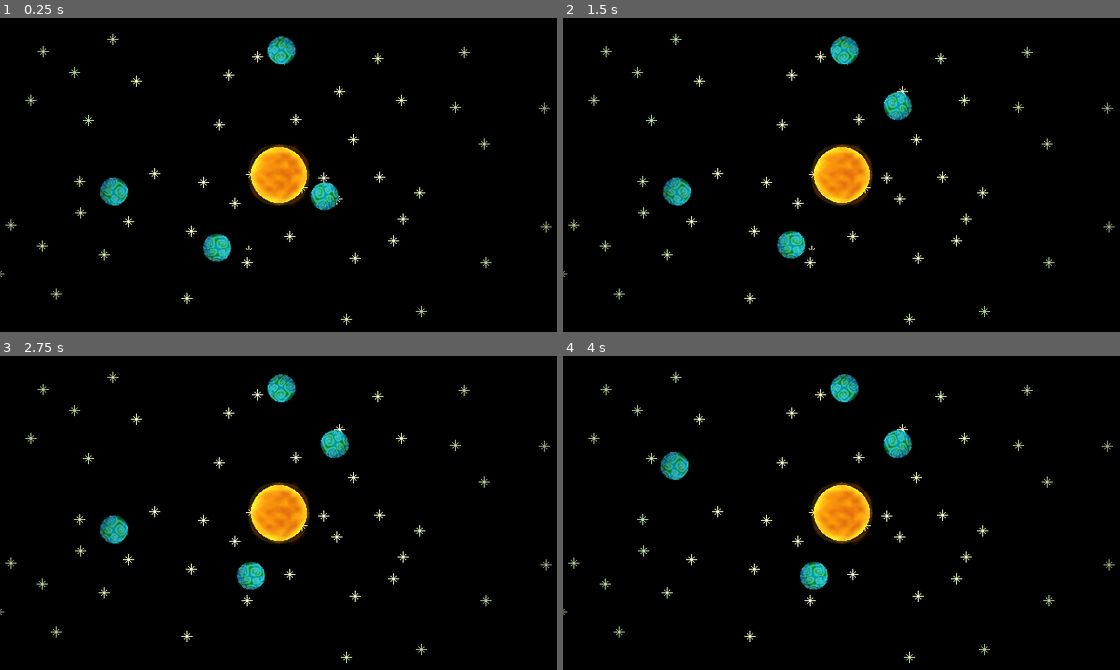
Above: before the commit, frames 1-4 (two rows, left to right).
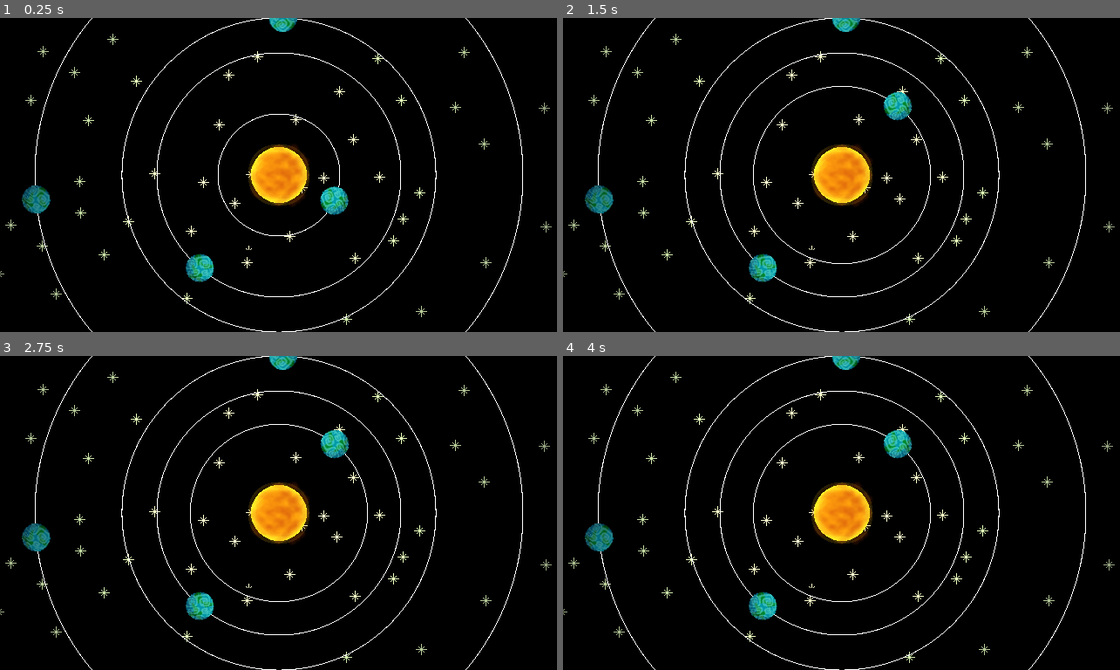
Above: after the commit, the same moments.

Repository: RyanHerb/-jubilant-octo-robot
Game: Godot game, scene res://System.tscn
The game is run twice, just before and just after one commit, with the same random seed, the same clock (stepped at 60 frames per second) and the same inputs. This scene is started directly instead of the project's main scene.
Inputs (mouse positions are in pixels of both pictures, inside the frame that each line leads up to):
- Up to frame 1 (0.25 s): no input
- Up to frame 2 (1.5 s): tap Enter at 0.5 s; drag from (886, 196) to (897, 105) at 0.52 s; tap Space at 1.25 s; drag from (780, 247) to (813, 237) at 1.27 s
- Up to frame 3 (2.75 s): tap Enter at 2 s; move the mouse to (284, 387) at 2.02 s; click (284, 387) at 2.17 s
- Up to frame 4 (4 s): tap Space at 2.75 s; drag from (674, 528) to (674, 465) at 2.77 s; tap Enter at 3.5 s; move the mouse to (1008, 560) at 3.52 s; click (1008, 560) at 3.67 s

The runs differ from the first frame. In frame 1, 3.7% of the frame differs, in the area x 3-94%, y 0-100%; in frame 2, 3.3%; in frame 3, 3.3%; in frame 4, 3.3%.

Commit message:
move planet drag to system

Diff:
--- a/Main.tscn
+++ b/Main.tscn
@@ -2,12 +2,8 @@
 
 [ext_resource path="res://Main.gd" type="Script" id=1]
 [ext_resource path="res://HUD.tscn" type="PackedScene" id=2]
-[ext_resource path="res://HUDBureau.tscn" type="PackedScene" id=3]
 
 [node name="Main" type="Node"]
 script = ExtResource( 1 )
 
 [node name="HUD" parent="." instance=ExtResource( 2 )]
-
-[node name="HUDBureau" type="CanvasLayer" parent="." instance=ExtResource( 3 )]
-[connection signal="start_game" from="HUD" to="." method="_on_HUD_start_game"]
--- a/Planet.gd
+++ b/Planet.gd
@@ -1,23 +1,23 @@
 extends Node2D
 
 var dragging = false
+var viewport_size
 
-signal dragsignal;
+signal dragsignal(target);
 
 # Called when the node enters the scene tree for the first time.
 func _ready():
 	connect("dragsignal",self,"_toggle_drag")
+	viewport_size = get_viewport_rect().size
 
-func _toggle_drag():
+func _toggle_drag(target):
 	dragging = !dragging
 
 # Called every frame. 'delta' is the elapsed time since the previous frame.
 func _process(delta):
-	if dragging:
-		var mousepos = get_viewport().get_mouse_position()
-		self.position = Vector2(mousepos.x, mousepos.y)
+	pass
 
 func _on_KinematicBody2D_input_event(viewport, event, shape_idx):
 	if event is InputEventMouseButton:
 		if event.button_index == BUTTON_LEFT:
-			emit_signal("dragsignal")
+			emit_signal("dragsignal", self)
--- a/System.gd
+++ b/System.gd
@@ -2,19 +2,20 @@
 
 var Planet = preload("res://Planet.tscn")
 
+var viewport_size
 var planets = []
+var dragged_planet
 
-var min_step = 40
+var min_step = 70
 var max_step = 70
 
 # Called when the node enters the scene tree for the first time.
 func _ready():
 	randomize()
-	var screen_size = get_viewport_rect().size
 	var p
 	var direction
 	var radius
-	var viewport_size = get_viewport_rect().size
+	viewport_size = get_viewport_rect().size
 	$Star.position.x = viewport_size.x/2
 	$Star.position.y = viewport_size.y/2
 	for n in range(4):
@@ -30,6 +31,8 @@
 		radius = radius.rotated(p.rotation)
 		p.position += radius * (n+1)
 		p.connect("dragsignal", self, "_on_planet_drag")
+		p.position.x = clamp(p.position.x, 0, viewport_size.x)
+		p.position.y = clamp(p.position.y, 0, viewport_size.y)
 
 func _draw():
 	var radius
@@ -39,7 +42,12 @@
 
 # Called every frame. 'delta' is the elapsed time since the previous frame.
 func _process(delta):
-	pass
+	if (typeof(dragged_planet) > 0) and (dragged_planet.dragging):
+		var mousepos = get_viewport().get_mouse_position()
+		dragged_planet.position = Vector2(mousepos.x, mousepos.y)
+		dragged_planet.position.x = clamp(dragged_planet.position.x, 0, viewport_size.x)
+		dragged_planet.position.y = clamp(dragged_planet.position.y, 0, viewport_size.y)
+	update()
 
-func _on_planet_drag():
-	update()
+func _on_planet_drag(target):
+	dragged_planet = target
--- a/System.tscn
+++ b/System.tscn
@@ -11,7 +11,8 @@
 "_edit_group_": true
 }
 
-[node name="Sprite2" type="Sprite" parent="."]
+[node name="Background" type="Sprite" parent="."]
+z_index = -5
 texture = ExtResource( 4 )
 offset = Vector2( 320, 180 )
 
@@ -19,6 +20,7 @@
 color = Color( 0.27451, 0.27451, 0.27451, 1 )
 
 [node name="Star" type="Node2D" parent="."]
+position = Vector2( 320, 180 )
 
 [node name="Light2D" type="Light2D" parent="Star"]
 texture = ExtResource( 3 )
